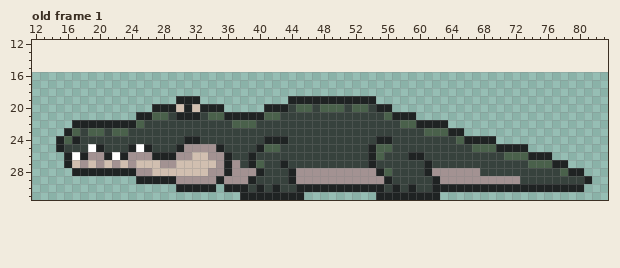
A pixel-art file gets an edit: Assets/Art/Enemies/Gator.aseprite. This is how it looked before the edit.
80x16 pixels, 1 frame. Shown: old frame 1: x 12..83, y 12..31. The old version is drawn lined up with the new one, on the new canvas. The commit also changed other frames, which this record leaves out.
Once edited:
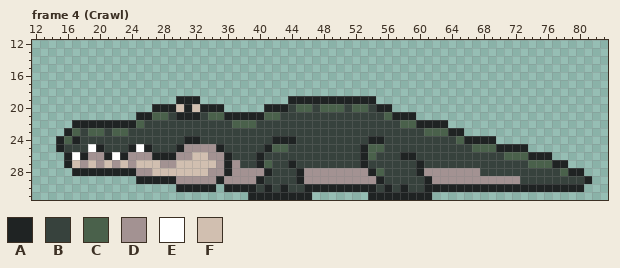
Palette (. is transparent): A #1f2323  B #37423d  C #4a614b  D #a39292  E #ffffff  F #d1bfb0
A new or re-ordered frame is compared with the old frame closest to it.
Difference:
canvas 80x16 -> 96x32, the old top-left corner now at 7,16
frames 1 -> 11
Frame 4 (Crawl) is new; against old frame 1:
Colour A is added in row 31 at x 46 and 54.
Colour A replaces colour B in row 24 at x 44 and 54; in row 25 at x 53; in row 26 at x 40, 53 and 58; in row 27 at x 44, 53 and 60; in row 28 at x 41 and 60; in row 29 at x 40 and 61.
Colour A replaces colour B in row 30 at x 39, 41, 43, 56, 58 and 61.
Colour A replaces colour C in row 25 at x 41; in row 27 at x 40.
Colour A replaces colour D in row 28 at x 45 and 54; in row 29 at x 45 and 55.
Colour B replaces colour A in row 24 at x 41 and 56; in row 25 at x 40; in row 26 at x 39 and 60; in row 27 at x 39, 43, 54 and 61; in row 28 at x 44; in row 29 at x 44 and 56.
Colour B replaces colour A in row 30 at x 40, 42, 45, 55, 57 and 59.
Colour B replaces colour C in row 25 at x 56; in row 26 at x 55; in row 28 at x 56.
Colour C replaces colour A in rows 25 to 26 at x 54; in row 28 at x 55.
Colour C replaces colour B in row 25 at x 43; in row 27 at x 41.
Colour D replaces colour A in row 28 at x 40 and 61; in row 29 at x 39 and 62.
Colour A is removed in row 31 at x 38 and 62.
